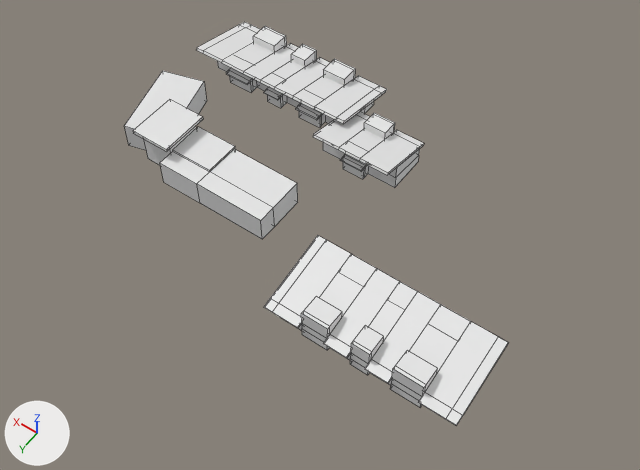
A saved change to the FBX model src/Assets/3D Assets/Models/CC.fbx.
The view is the same before and after, from a camera (50 mm lens) standing at (-71.6, 105.3, 144.9) and looking at (-3.3, 9.6, -5.5). Lighting does not change. The marker at lower left points along +X, +Y and +Z. Mesh edges are drawn as thin lines. Materials are left out; every surface is plain grey.

Names of what the first picture shows: 'CC Main'.
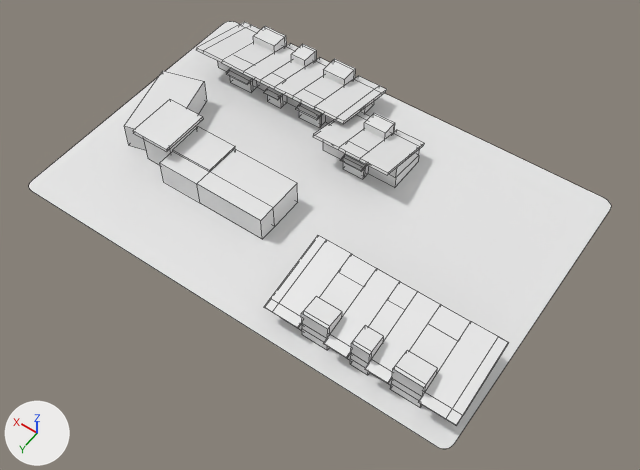
What differs and where, as boxes [x1, y1, x2, y2] in the pictures (640 x 470 px):
'CC Main', reshaped (51% wider, 6% taller)
    before: [124, 22, 508, 425]
    after: [29, 21, 611, 449]
part 1 of me_cube, added
    after: [29, 21, 611, 449]

Edits to the bpy script that builds the scene:
```text
Change me_cube:
    used by ob_cc_main; location = (0.0, 0.0, 0.0)
    remove me_cube.from_pydata(...)  # 594 vertices, 573 faces; spans x -50.5..51.7, y -30.6..34.6, z -3.2..6.7
    add me_cube.from_pydata(...)  # 622 vertices, 574 faces; spans x -51.4..56.6, y -33.3..38.0, z -3.2..6.7
    me_cube part 1: a new loose piece of 28 vertices spanning x -51.4..56.6, y -33.3..38.0, z -3.2
```
